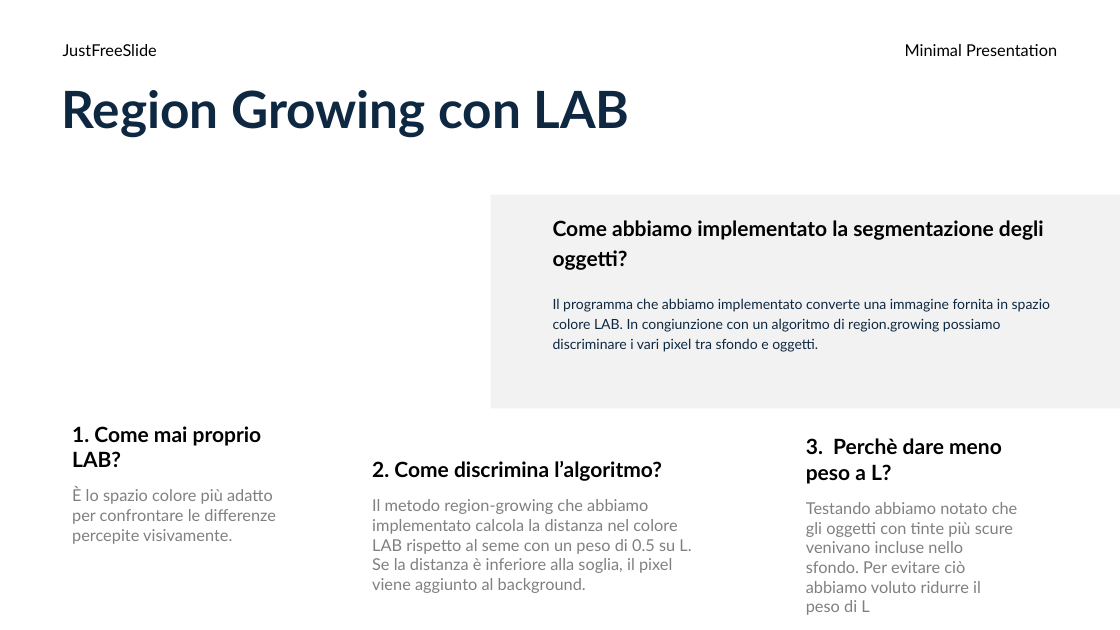
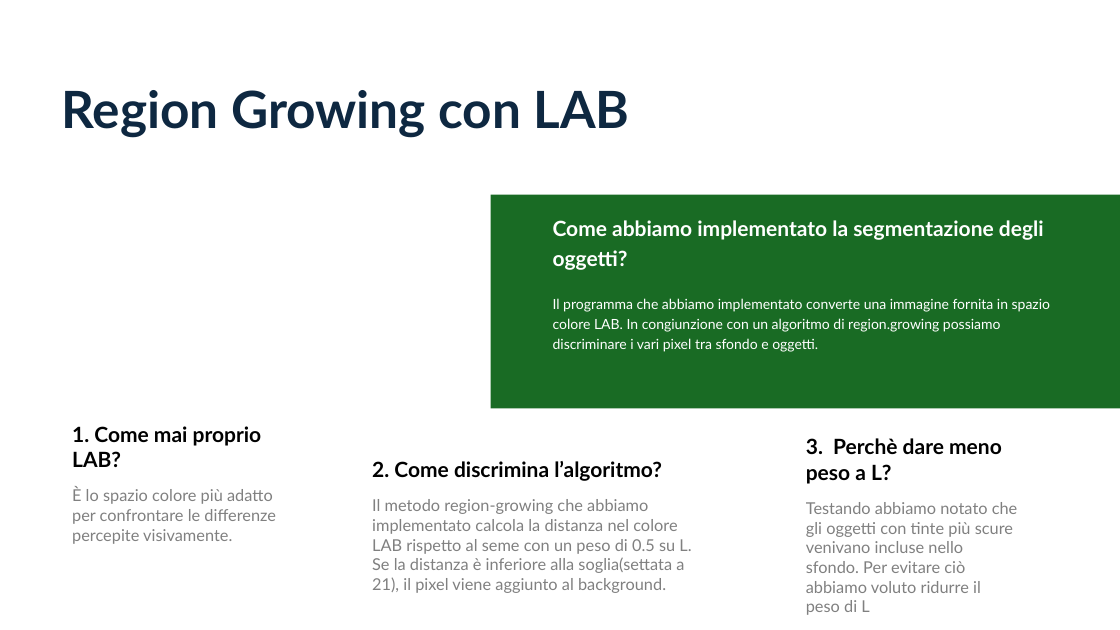
Before and after one commit to aleeteo/leaf_ID, a slide deck: slide 10 of presentazione/ProjectLeafWIP.pptx. Drawn at 1120x630 pixels with LibreOffice and Linux fonts; fonts in the diff are those of the drawing. Boxes give left, top, right and bottom in pixels: in the first picture for what was removed or moved away, otherwise in the second. Text is boxed around its words. In the diff, an @@ line names an element or a change of style, - is before the commit and + after.

```diff
--- a/presentazione/ProjectLeafWIP.pptx
+++ b/presentazione/ProjectLeafWIP.pptx
@@ text removed at bbox=[63, 44, 157, 56] @@
-JustFreeSlide
@@ text removed at bbox=[905, 44, 1057, 56] @@
-Minimal Presentation
@@ rectangle at bbox=[491, 195, 1120, 408]: fill #F2F2F2 to #196B24 @@
@@ text "Come abbiamo implementato la segmentazione ..." at bbox=[553, 220, 1044, 270]: text colour #000000 to #FFFFFF @@
@@ text "Il programma che abbiamo implementato ..." at bbox=[553, 298, 1050, 352]: text colour #0E2841 to #FFFFFF @@
@@ text at bbox=[372, 557, 684, 593]: text changed @@
-Se la distanza è inferiore alla soglia, il pixel viene aggiunto al background.
+Se la distanza è inferiore alla soglia(settata a 21), il pixel viene aggiunto al background.
```
Also in this commit, not shown: 5 other slides changed, 4 slides added, 4 slides removed.
